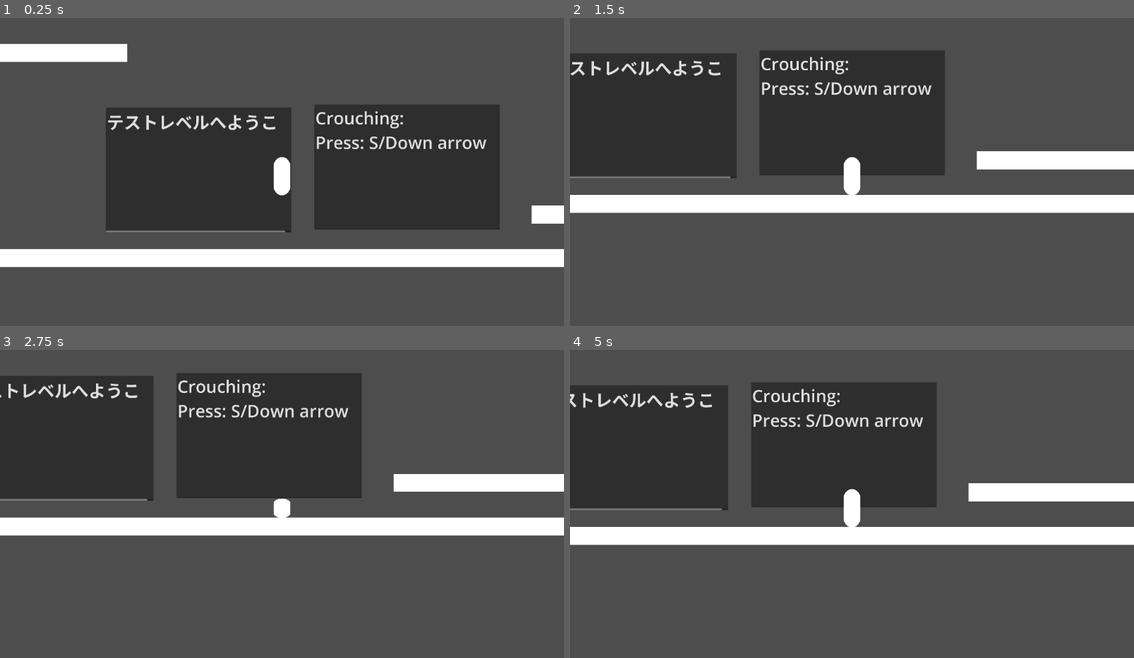
Above: before the commit, frames 1-4 (two rows, left to right).
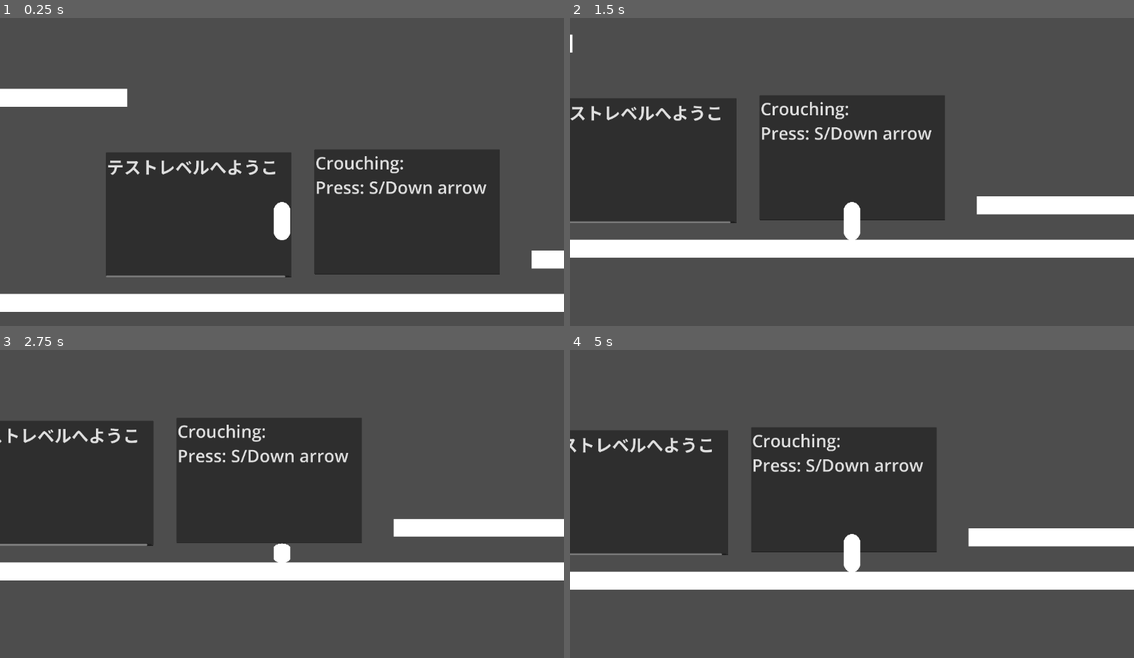
Above: after the commit, the same moments.

Repository: SoopyTM/game-for-people
Game: Godot game, scene res://Testing level.tscn
The game is run twice, just before and just after one commit, with the same random seed, the same clock (stepped at 60 frames per second) and the same inputs.
Inputs:
- Up to frame 1 (0.25 s): no input
- Up to frame 2 (1.5 s): hold S (Crouch) 0.53-1.28 s; hold D (Walk_Right) from 0.53 s (still down); tap Space (Jump) at 0.77 s; tap S (Crouch) at 1.35 s
- Up to frame 3 (2.75 s): tap Space (Jump) at 1.52 s; release D (Walk_Right) at 2.03 s; hold A (Walk_Left) from 2.03 s (still down); hold S (Crouch) from 2.03 s (still down)
- Up to frame 4 (5 s): release A (Walk_Left) at 2.78 s; release S (Crouch) at 2.78 s; hold D (Walk_Right) 2.78-4.28 s; tap S (Crouch) at 2.85, 4.35 s; tap Space (Jump) at 3.02, 3.77, 4.52 s; hold S (Crouch) 3.53-4.28 s; hold A (Walk_Left) from 4.28 s (still down)

The runs differ from the first frame. In frame 1, 32% of the frame differs, in the area x 0-100%, y 8-96%; in frame 2, 28%; in frame 3, 27%; in frame 4, 28%.

Commit message:
updated player camera pos
I also tried to turn on camera smoothing, but it ended up looking bad so I didn't.

Diff:
--- a/Player.tscn
+++ b/Player.tscn
@@ -24,7 +24,9 @@
 mesh = SubResource("CapsuleMesh_ca571")
 
 [node name="Camera2D" type="Camera2D" parent="CharacterBody2D"]
+offset = Vector2(0, -200)
 zoom = Vector2(0.46, 0.46)
+position_smoothing_speed = 2.0
 
 [node name="RayCast2D" type="RayCast2D" parent="CharacterBody2D"]
 target_position = Vector2(0, -98)
